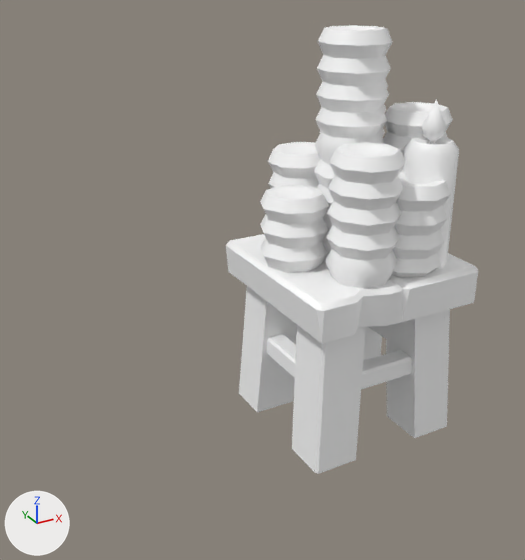
Before and after pictures for a commit that changed the glTF model assets/props/verkaufstisch.glb.
Before and after are seen from a camera (50 mm lens) standing at (-2.18, -3.01, 2.45) and looking at (-0.38, 0.27, 0.82). Every picture has the same lights, and +X, +Y and +Z are marked at lower left. The older version comes first. Where no turn or scale is listed for an object, it has been applied to the vertices.

Script lines for the objects in view, before the commit:
```python
me_cube_16034 = bpy.data.meshes.new('Cube.16034')
me_cube_16034.from_pydata(...)  # 859 vertices, 1576 faces; spans x -0.5..0.51, y -0.5..0.5, z 0.0..2.16
me_cube_16034.materials.append(mat_texture)  # white #ffffff
me_cylinder_007 = bpy.data.meshes.new('Cylinder.007')
me_cylinder_007.from_pydata(...)  # 66 vertices, 120 faces; spans x -0.134..0.134, y -0.128..0.136, z 0.0..0.841
me_cylinder_007.materials.append(mat_texture)  # white #ffffff
ob_candle_lit = bpy.data.objects.new('candle_lit', me_cylinder_007)
ob_candle_lit.location = (0.28, -0.28, 1.0)
ob_table_small_decorated_b = bpy.data.objects.new('table_small_decorated_B', me_cube_16034)
ob_table_small_decorated_b.location = (0.0, 0.0, 0.0)
```
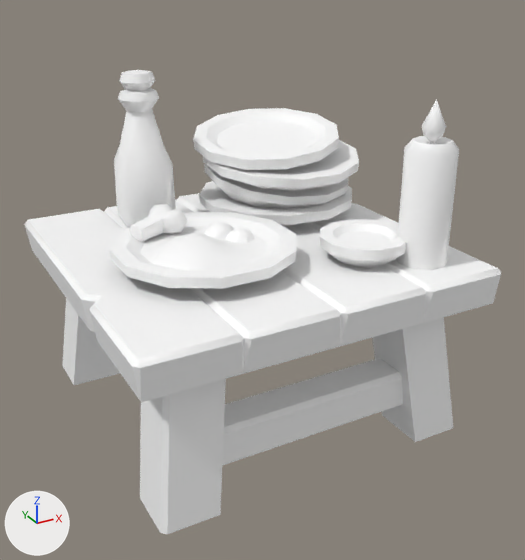
The newer file is also turned or shifted as a whole; pictures and numbers use the older file's frame.

What differs and where, as boxes (x1, y1, x2, y2) in the pictures (525 x 560 px):
'table_medium_decorated_A', added: after (24, 70, 501, 534)
'table_small_decorated_B', deleted: before (226, 25, 478, 474)

Edits to the bpy script that builds the scene:
```text
Add me_cube_16029:
    me_cube_16029.from_pydata(...)  # 654 vertices, 1186 faces; spans x -1.0..1.0, y -1.0..1.0, z 0.0..1.89
    me_cube_16029.materials.append(mat_texture)  # white #ffffff
Remove ob_table_small_decorated_b:
    ob_table_small_decorated_b = bpy.data.objects.new('table_small_decorated_B', me_cube_16034)
    ob_table_small_decorated_b.location = (0.0, 0.0, 0.0)
Add ob_table_medium_decorated_a:
    ob_table_medium_decorated_a = bpy.data.objects.new('table_medium_decorated_A', me_cube_16029)
    ob_table_medium_decorated_a.location = (-0.42, 0.42, 0.0)
```
